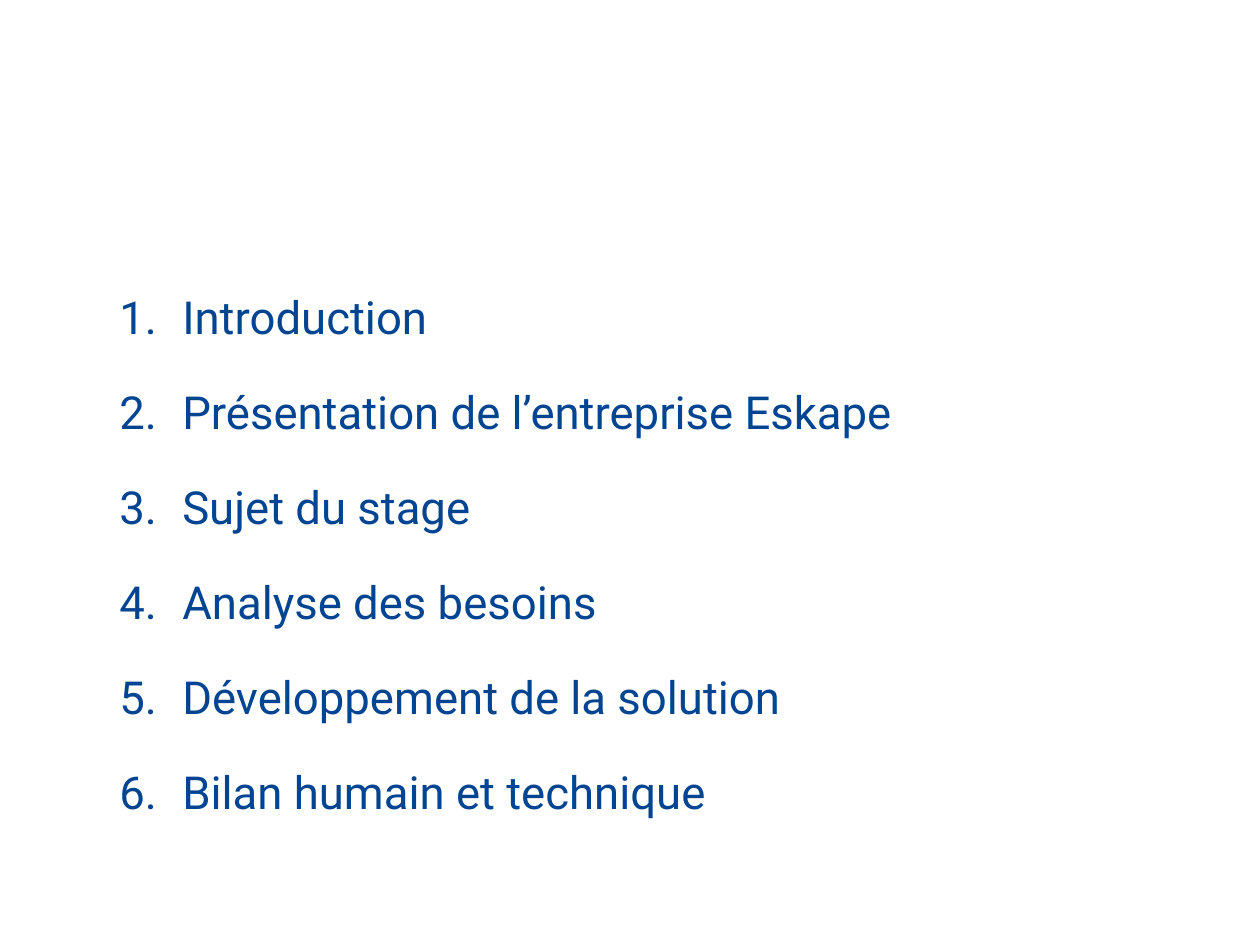
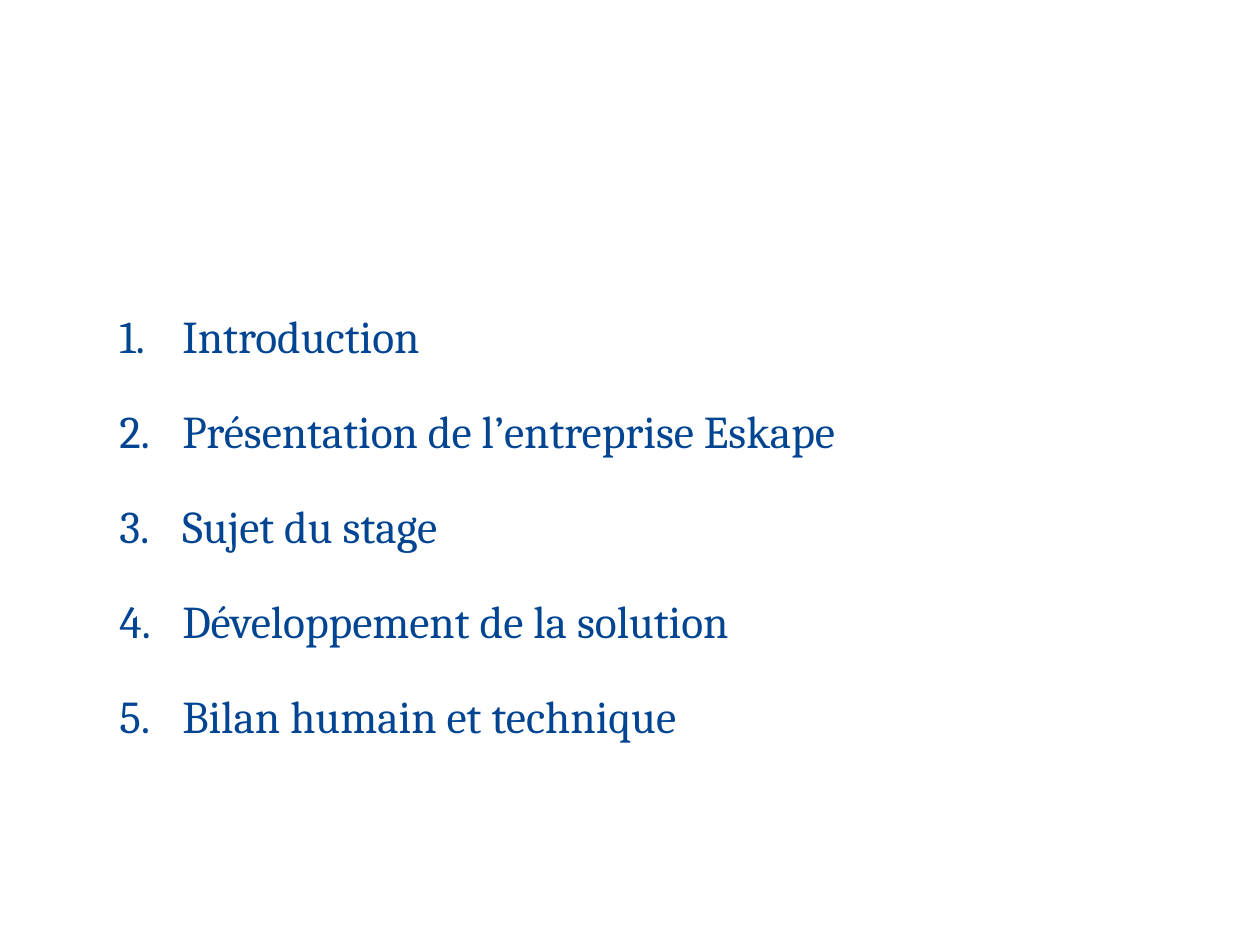
Before and after one commit to FlorentALAPETITE/Rapport_Stage_2017, a slide deck: slide 2 of Soutenance_Stage.pptx. Drawn at 1260x945 pixels with LibreOffice and Linux fonts; fonts in the diff are those of the drawing; background and template pictures are left out. Boxes give left, top, right and bottom in pixels: in the first picture for what was removed or moved away, otherwise in the second. Text is boxed around its words. In the diff, an @@ line names an element or a change of style, - is before the commit and + after.

```diff
--- a/Soutenance_Stage.pptx
+++ b/Soutenance_Stage.pptx
@@ text "Introduction": place and size @@
-text "Introduction" at [182, 300, 892, 819]
+text "Introduction" at [182, 321, 835, 743]
@@ text "Introduction" at [182, 321, 835, 743]: font Roboto to Cambria @@
@@ text at [182, 585, 597, 629]: paragraph removed @@
-4. Analyse des besoins
```
Also in this commit, not shown: 25 other slides changed, 9 slides added, 10 slides removed, 3 other files.
